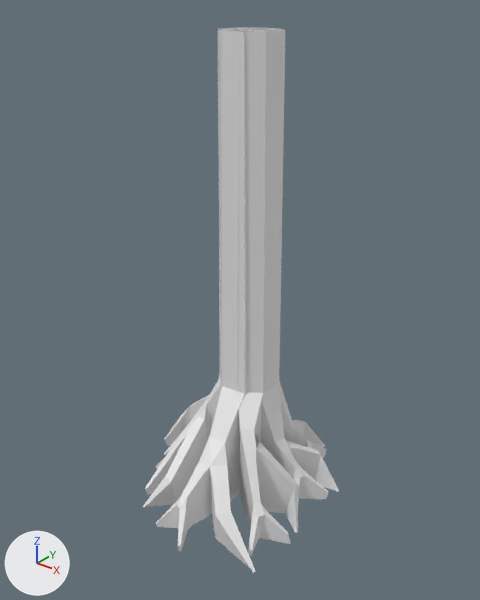
The FBX model Assets/1. Art/3D Assets/Trees Final/Igapó/IG_Tree 15.fbx as it was, and as the next commit left it.
One viewpoint serves both versions: a 50 mm camera at (91.9, -119.7, 125.9) aimed at (0.6, -5.5, 55.1). The lights are fixed; the arrows at lower left show +X, +Y and +Z. Where no turn or scale is listed for an object, it has been applied to the vertices.

Objects in the first picture: 'IG_Tree 15'.
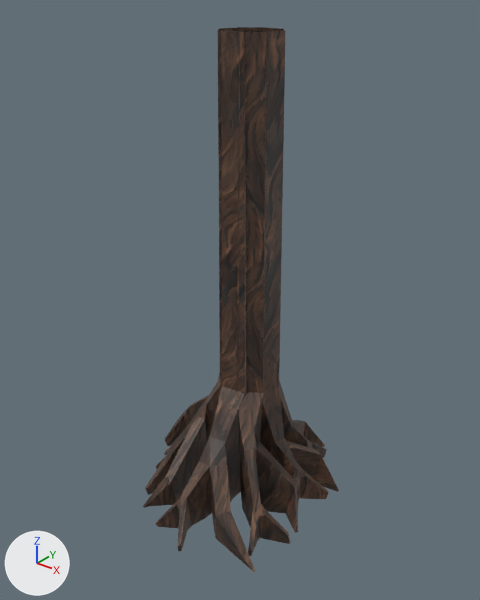
Where the newer file only moved an object's origin or applied its transform, the numbers keep the older frame.

Scene script edits in JSON lines:
```json
{"op": "add", "block": "img_madeira_1_png", "code": ["img_madeira_1_png = load_image('madeira_1.png', '../../../2d art/textures/vtexturas/madeira 1.png', 2048, 2048, 'sRGB')"]}
{"op": "add", "block": "mat_material_022", "code": ["mat_material_022 = principled_material('Material.022')", "mat_material_022.texture = img_madeira_1_png"]}
{"block": "me_plane_239", "where": "me_plane_239.from_pydata(...)  # 1314 vertices, 1316 faces; spans x -27.9..24.7, y -34.2..24.5, z -3.6..114.1"}
{"op": "add", "block": "me_plane_239", "code": "me_plane_239.materials.append(mat_material_022)  # picture img_madeira_1_png"}
```

Changed parts and their boxes [x1, y1, x2, y2] in the pictures (480 x 600 px):
```json
{"object": "IG_Tree 15", "change": "recoloured", "before": [143, 27, 339, 573], "after": [143, 27, 339, 573]}
```
